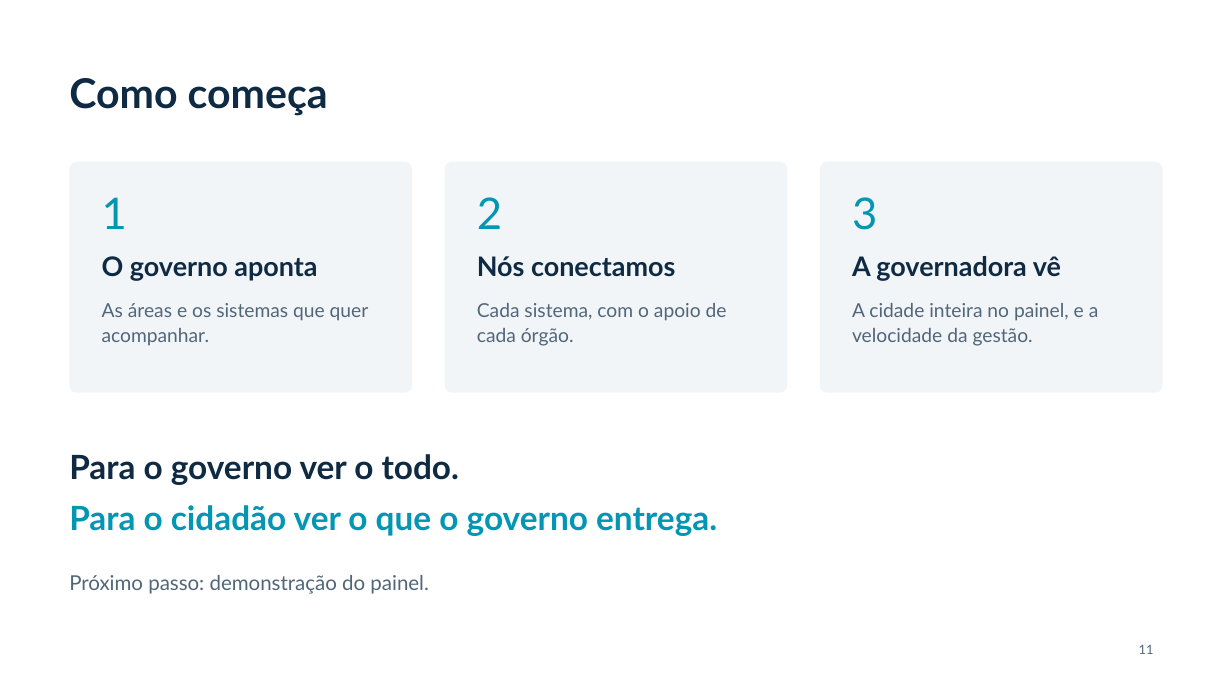
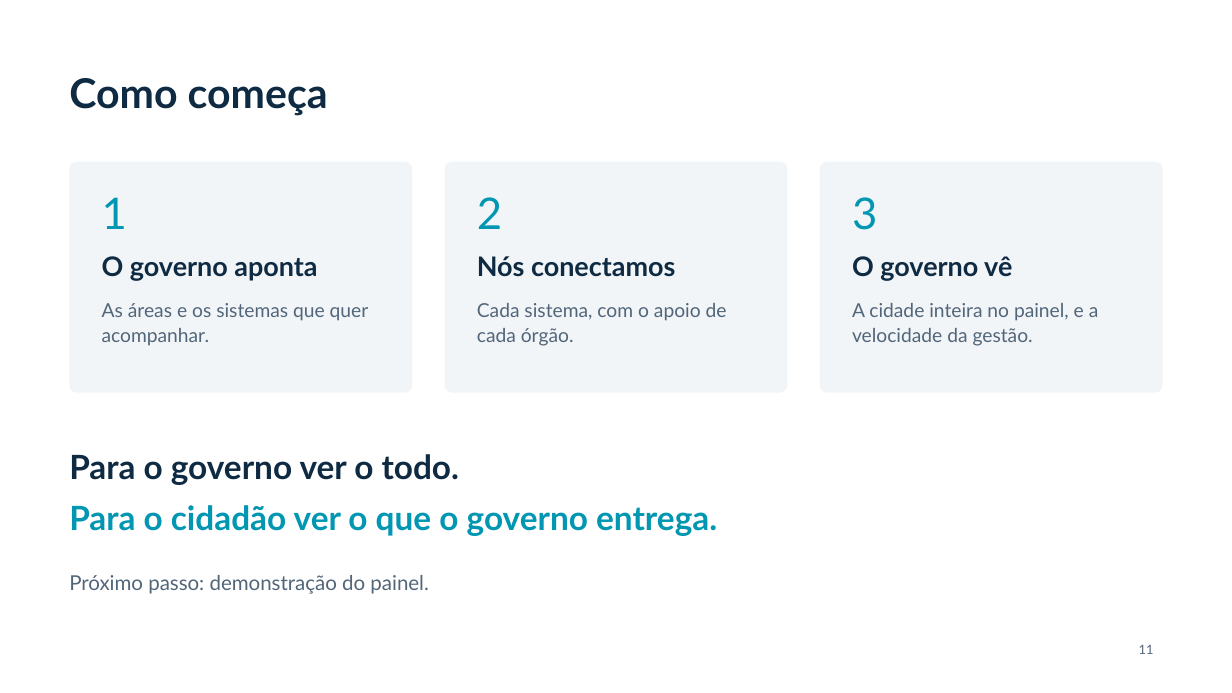
Before and after one commit to Datasynq-org/city-view-demo, a slide deck: slide 11 of apresentacao/entregas/PitchDeck_CityView.pptx. Drawn at 1232x693 pixels with LibreOffice and Linux fonts; fonts in the diff are those of the drawing; background and template pictures are left out. Boxes give left, top, right and bottom in pixels: in the first picture for what was removed or moved away, otherwise in the second. Text is boxed around its words. In the diff, an @@ line names an element or a change of style, - is before the commit and + after.

```diff
--- a/apresentacao/entregas/PitchDeck_CityView.pptx
+++ b/apresentacao/entregas/PitchDeck_CityView.pptx
@@ text at (852, 256, 1012, 281): text changed @@
-A governadora vê
+O governo vê
```
Also in this commit, not shown: 5 other slides changed, 5 other files.
